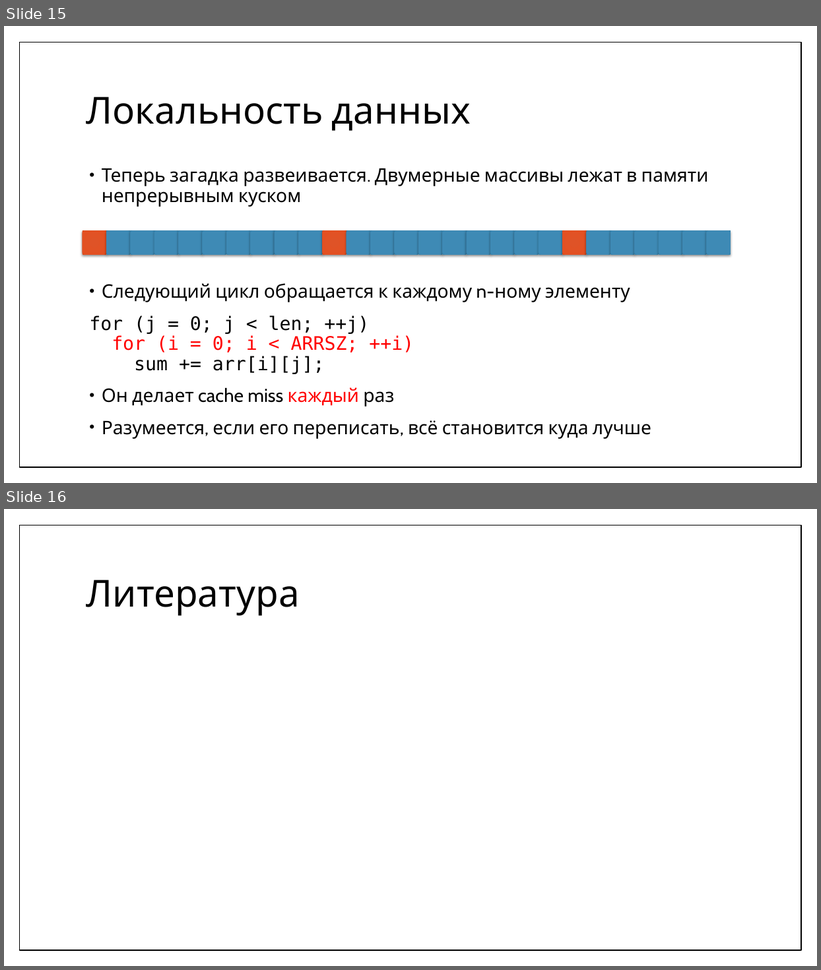
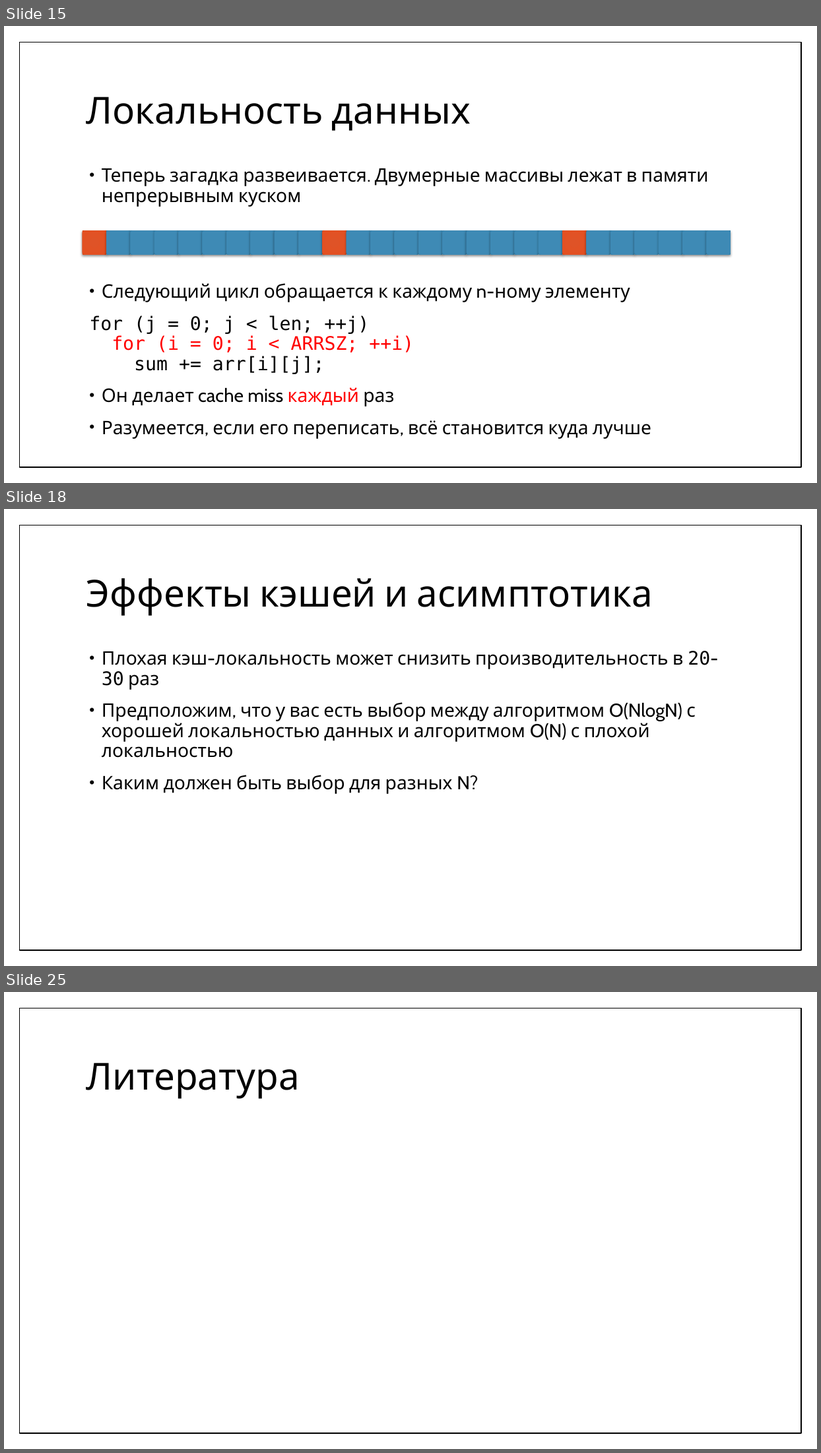
Before and after one commit to MIPT-ILab/cpp-lects-rus, a slide deck: other_lects/informatics/08-realworld.pptx. Shown one above the other, each under a label of ours: slides 15 and 16 before the commit, slides 15, 18 and 25 after it; the slides between them are not shown. The pictures are 821x970 and 821x1453 pixels, drawn with LibreOffice and Linux fonts; fonts in the diff are those of the drawing; grey boxes stand for pictures. Boxes give left, top, right and bottom in pixels: in the first picture for what was removed or moved away, otherwise in the second. Text is boxed around its words. In the diff, an @@ line names an element or a change of style, - is before the commit and + after.

```diff
--- a/other_lects/informatics/08-realworld.pptx
+++ b/other_lects/informatics/08-realworld.pptx
@@ slide 18 added at [4,509,817,966], background #FFFFFF; not listed: 1 template element that a slide beside it also shows @@
@@ title added at [86,578,653,616], 44 pt, text #000000 @@
+Эффекты кэшей и асимптотика
@@ text added at [102,651,718,794], 22 pt, text #000000 @@
+• Плохая кэш-локальность может снизить производительность в 20-30 раз
+• Предположим, что у вас есть выбор между алгоритмом O(NlogN) с хорошей локальностью данных и алгоритмом O(N) с плохой локальностью
+• Каким должен быть выбор для разных N?
@@ what was slide 16 is now slide 25 @@
```
Also in this commit, not shown: 8 other slides added, 22 other files.
